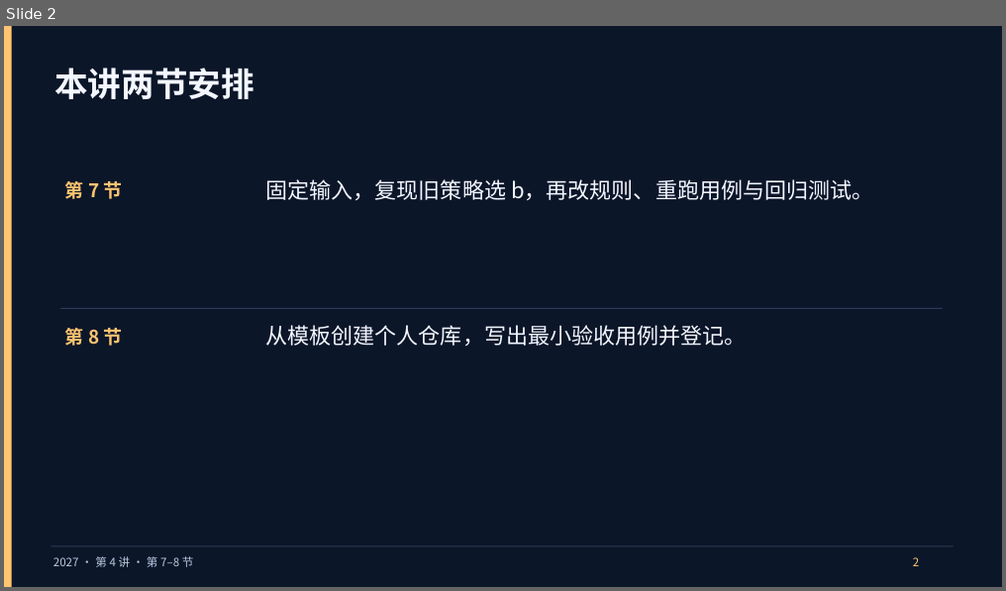
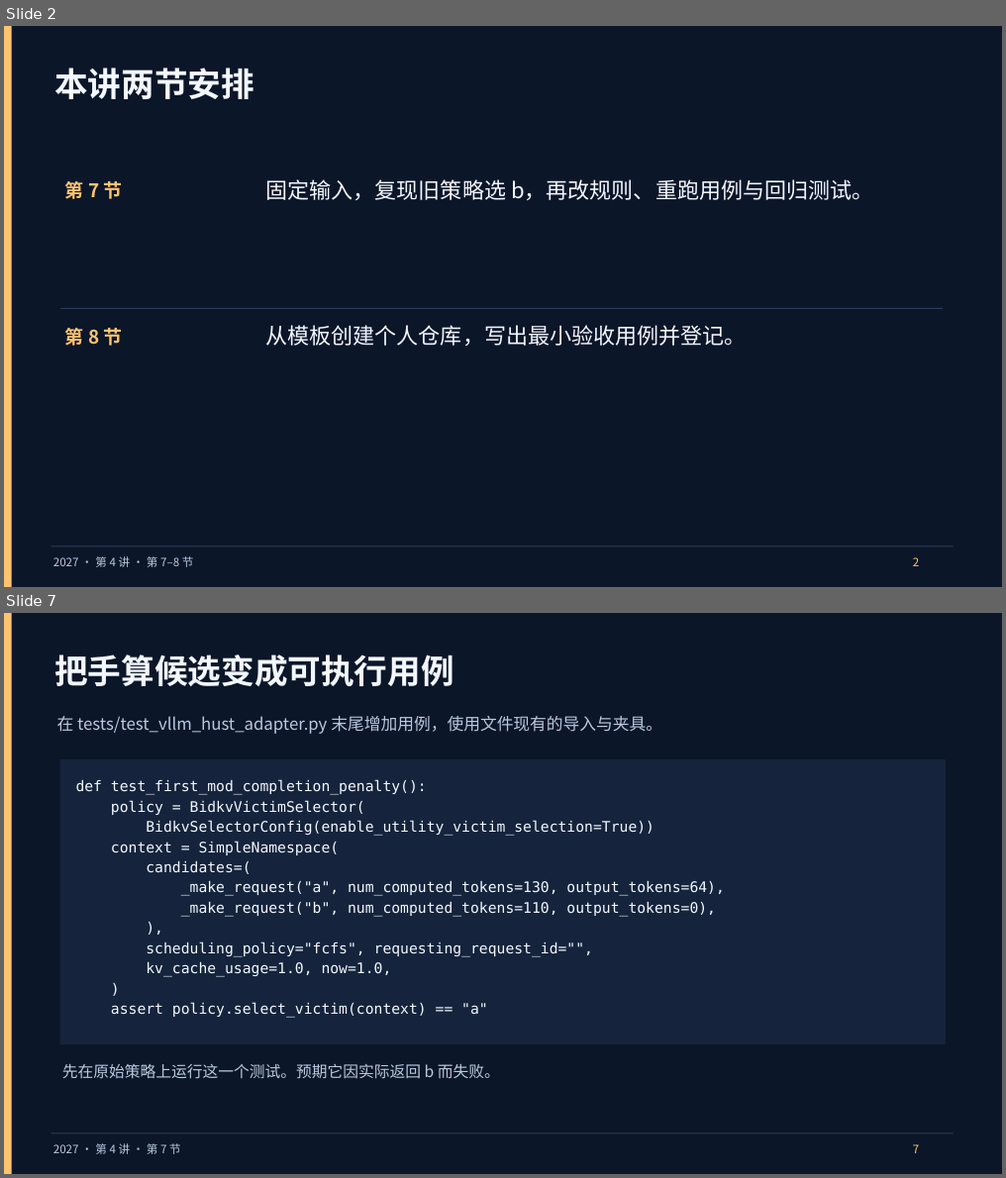
Before and after one commit to vLLM-HUST/intro-to-llm-inference-engines, a slide deck: build/slides/2027/lectures-8-pptx/第04讲_开源实践与课程项目.pptx. Shown one above the other, each under a label of ours: slide 2 before the commit, slides 2 and 7 after it; the slides between them are not shown. The pictures are 1006x591 and 1006x1178 pixels, drawn with LibreOffice and Linux fonts; fonts in the diff are those of the drawing. Boxes give left, top, right and bottom in pixels: in the first picture for what was removed or moved away, otherwise in the second. Text is boxed around its words. In the diff, an @@ line names an element or a change of style, - is before the commit and + after.

```diff
--- a/build/slides/2027/lectures-8-pptx/第04讲_开源实践与课程项目.pptx
+++ b/build/slides/2027/lectures-8-pptx/第04讲_开源实践与课程项目.pptx
@@ slide 7 added at [4,613,1002,1174], background #0C1629 @@
@@ rectangle added at [4,613,12,1174], fill #FFC470 @@
@@ text added at [54,655,453,686], 32 pt, text #F3F7FF, bold @@
+把手算候选变成可执行用例
@@ text added at [57,716,662,734], 16 pt, text #B8C9E0 @@
+在 tests/test_vllm_hust_adapter.py 末尾增加用例，使用文件现有的导入与夹具。
@@ rectangle added at [60,760,945,1045], fill #15243C @@
@@ text added at [76,779,724,1018], 14 pt, text #F3F7FF @@
+def test_first_mod_completion_penalty():
+policy = BidkvVictimSelector(
+BidkvSelectorConfig(enable_utility_victim_selection=True))
+context = SimpleNamespace(
+candidates=(
+_make_request("a", num_computed_tokens=130, output_tokens=64),
+_make_request("b", num_computed_tokens=110, output_tokens=0),
+),
+scheduling_policy="fcfs", requesting_request_id="",
+kv_cache_usage=1.0, now=1.0,
+)
+assert policy.select_victim(context) == "a"
@@ text added at [62,1064,500,1079], 15 pt, text #B8C9E0 @@
+先在原始策略上运行这一个测试。预期它因实际返回 b 而失败。
@@ rectangle added at [52,1134,953,1134], fill #2A3C58 @@
@@ text added at [54,1144,181,1155], 11 pt, text #B8C9E0 @@
+2027 · 第 4 讲 · 第 7 节
@@ text added at [913,1145,919,1154], 11 pt, text #FFC470 @@
+7
```
Also in this commit, not shown: 10 slides changed, 7 other slides added, 18 other files.
